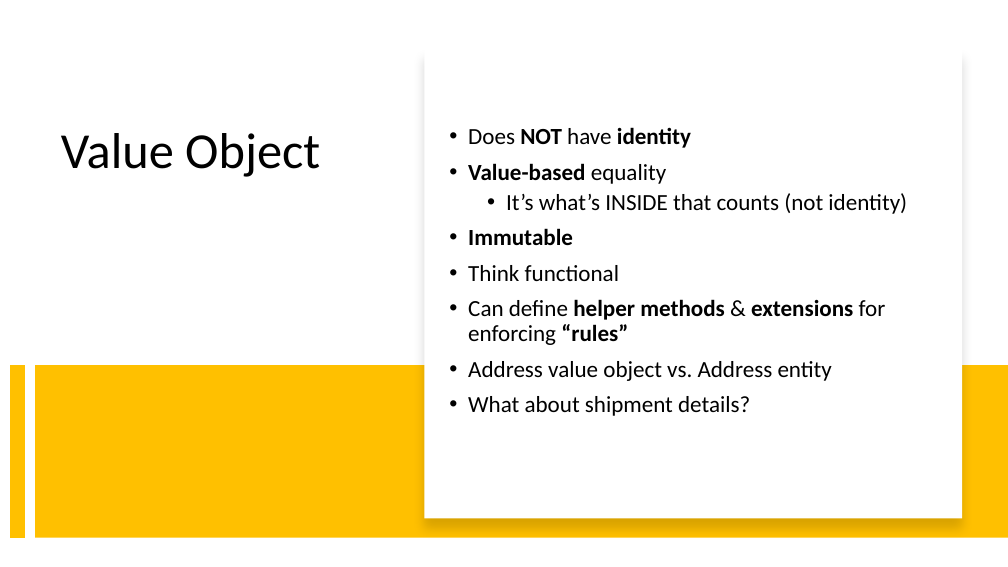
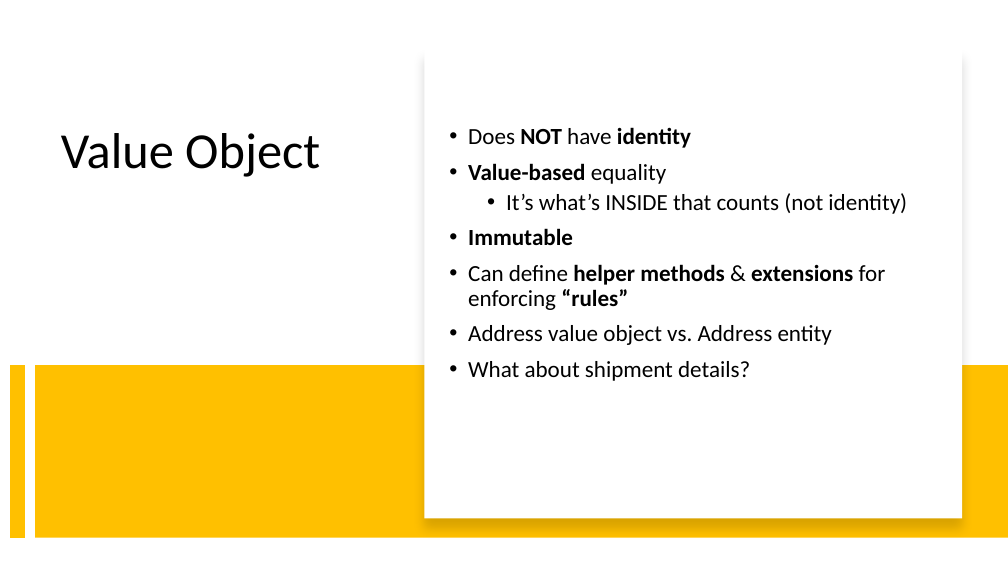
Before and after one commit to footedr/easyddd, a slide deck: slide 17 of EasyDDD.pptx. Drawn at 1008x567 pixels with LibreOffice and Linux fonts; fonts in the diff are those of the drawing. Boxes give left, top, right and bottom in pixels: in the first picture for what was removed or moved away, otherwise in the second. Text is boxed around its words. In the diff, an @@ line names an element or a change of style, - is before the commit and + after.

```diff
--- a/EasyDDD.pptx
+++ b/EasyDDD.pptx
@@ text at (468, 265, 619, 281): paragraph removed @@
-• Think functional
```
Also in this commit, not shown: 5 other slides changed.
